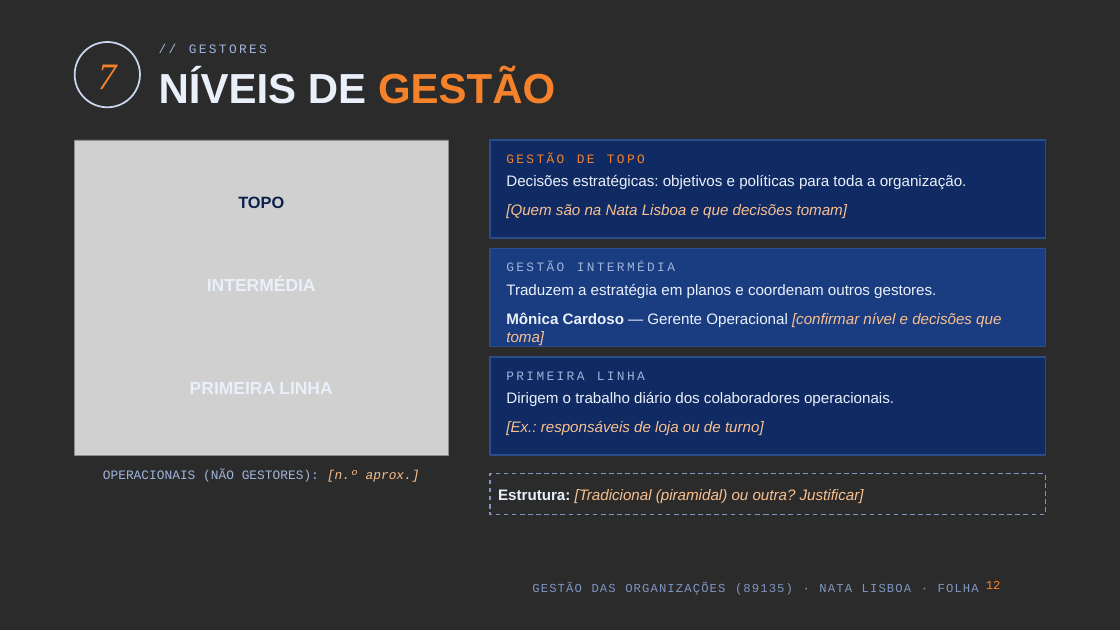
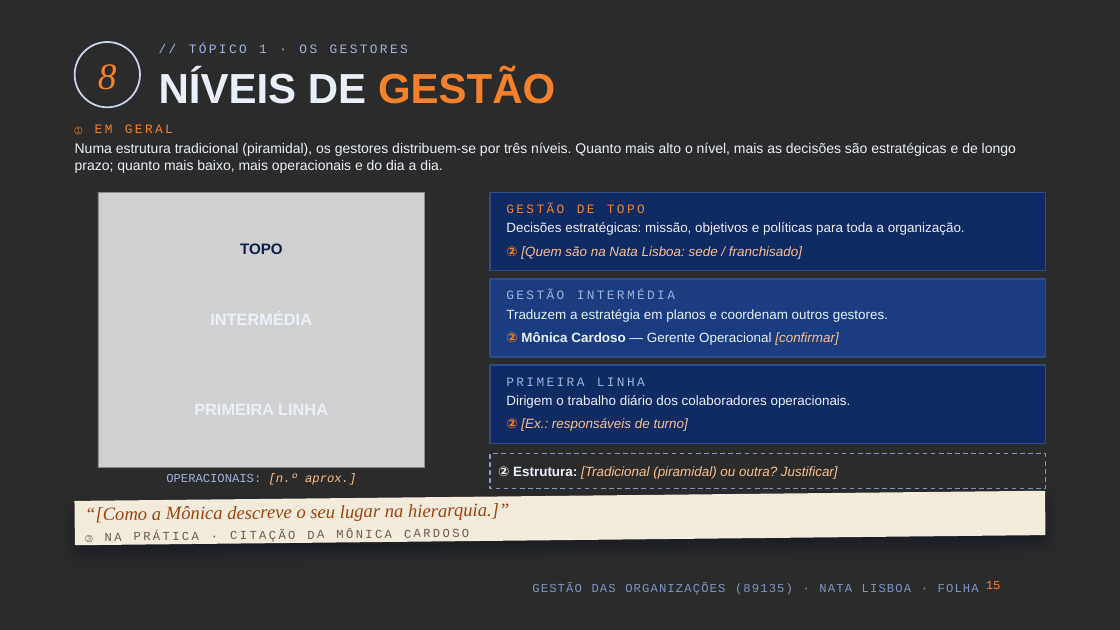
Before and after one commit to kd25gpgdw9-lang/Oceanum, a slide deck: slide 15 of apresentacao-go-89135/Nata_Lisboa_GO_89135.pptx (slide 12 before the commit). Drawn at 1120x630 pixels with LibreOffice and Linux fonts; fonts in the diff are those of the drawing; grey boxes stand for pictures; background and template pictures are left out; a plain dark background stands for a picture behind light text. Boxes give left, top, right and bottom in pixels: in the first picture for what was removed or moved away, otherwise in the second. Text is boxed around its words. In the diff, an @@ line names an element or a change of style, - is before the commit and + after.

```diff
--- a/apresentacao-go-89135/Nata_Lisboa_GO_89135.pptx
+++ b/apresentacao-go-89135/Nata_Lisboa_GO_89135.pptx
@@ text at box(189, 44, 408, 53): text changed @@
-// GESTORES
+// TÓPICO 1 · OS GESTORES
@@ text at box(98, 64, 117, 90): text changed @@
-7
+8
@@ text added at box(75, 124, 173, 135), 11 pt, text #F5822A @@
+① EM GERAL
@@ text added at box(75, 142, 1016, 173), 12 pt, text #EAF0FA @@
+Numa estrutura tradicional (piramidal), os gestores distribuem-se por três níveis. Quanto mais alto o nível, mais as decisões são estratégicas e de longo prazo; quanto mais baixo, mais operacionais e do dia a dia.
@@ picture: place and size @@
-picture at box(75, 140, 448, 455)
+picture at box(98, 192, 425, 468)
@@ rectangle: place and size @@
-rectangle at box(490, 140, 1045, 239)
+rectangle at box(490, 192, 1045, 271)
@@ text "GESTÃO DE TOPO": place and size @@
-text "GESTÃO DE TOPO" at box(506, 154, 645, 163)
+text "GESTÃO DE TOPO" at box(506, 204, 645, 213)
@@ text "TOPO": place and size @@
-text "TOPO" at box(238, 196, 284, 208)
+text "TOPO" at box(240, 243, 283, 254)
@@ text "TOPO" at box(240, 243, 283, 254): size 14 to 13 pt @@
@@ text at box(506, 222, 965, 235): text changed; size 13 to 11.5 pt @@
-Decisões estratégicas: objetivos e políticas para toda a organização.
+Decisões estratégicas: missão, objetivos e políticas para toda a organização.
@@ text at box(506, 246, 802, 259): text changed; size 13 to 11.5 pt @@
-[Quem são na Nata Lisboa e que decisões tomam]
+② [Quem são na Nata Lisboa: sede / franchisado]
@@ rectangle: place and size @@
-rectangle at box(490, 249, 1045, 347)
+rectangle at box(490, 279, 1045, 357)
@@ text "GESTÃO INTERMÉDIA": place and size @@
-text "GESTÃO INTERMÉDIA" at box(506, 262, 675, 271)
+text "GESTÃO INTERMÉDIA" at box(506, 290, 675, 299)
@@ text "INTERMÉDIA" at box(156, 309, 366, 330): size 15 to 14 pt @@
@@ text "INTERMÉDIA": place and size @@
-text "INTERMÉDIA" at box(145, 274, 378, 297)
+text "INTERMÉDIA" at box(156, 309, 366, 330)
@@ text "Traduzem a estratégia em planos ..." at box(506, 309, 888, 322): size 13 to 11.5 pt @@
@@ text "Traduzem a estratégia em planos ...": place and size @@
-text "Traduzem a estratégia em planos ..." at box(506, 284, 936, 298)
+text "Traduzem a estratégia em planos ..." at box(506, 309, 888, 322)
@@ text at box(506, 332, 838, 345): text changed; size 13 to 11.5 pt @@
-Mônica Cardoso — Gerente Operacional [confirmar nível e decisões que toma]
+② Mônica Cardoso — Gerente Operacional [confirmar]
@@ rectangle: place and size @@
-rectangle at box(490, 357, 1045, 455)
+rectangle at box(490, 365, 1045, 444)
@@ text "PRIMEIRA LINHA": place and size @@
-text "PRIMEIRA LINHA" at box(506, 371, 645, 380)
+text "PRIMEIRA LINHA" at box(506, 377, 645, 386)
@@ text "PRIMEIRA LINHA": place and size @@
-text "PRIMEIRA LINHA" at box(116, 377, 408, 401)
+text "PRIMEIRA LINHA" at box(130, 399, 392, 420)
@@ text "PRIMEIRA LINHA" at box(130, 399, 392, 420): size 15 to 14 pt @@
@@ text "Dirigem o trabalho diário dos ..." at box(506, 395, 851, 408): size 13 to 11.5 pt @@
@@ text at box(506, 418, 688, 431): text changed; size 13 to 11.5 pt @@
-[Ex.: responsáveis de loja ou de turno]
+② [Ex.: responsáveis de turno]
@@ text at box(166, 473, 356, 485): text changed; size 11 to 10.5 pt @@
-OPERACIONAIS (NÃO GESTORES): [n.º aprox.]
+OPERACIONAIS: [n.º aprox.]
@@ rectangle "② Estrutura: [Tradicional (piramidal) ou ...": place and size @@
-rectangle "② Estrutura: [Tradicional (piramidal) ou ..." at box(490, 474, 1045, 515)
+rectangle "② Estrutura: [Tradicional (piramidal) ou ..." at box(490, 454, 1045, 489)
@@ text in rectangle at box(498, 466, 838, 479): text changed; size 13 to 11.5 pt @@
-Estrutura: [Tradicional (piramidal) ou outra? Justificar]
+② Estrutura: [Tradicional (piramidal) ou outra? Justificar]
@@ rectangle added at box(75, 491, 1046, 545), fill #F3EBDC, 16 pt, text #A3410C, italic @@
+“[Como a Mônica descreve o seu lugar na hierarquia.]”
+③ NA PRÁTICA · CITAÇÃO DA MÔNICA CARDOSO
@@ page number at box(986, 581, 1001, 589): text changed @@
-12
+15
```
Also in this commit, not shown: 11 other slides changed, 5 slides added, 2 slides removed, 4 other files.
